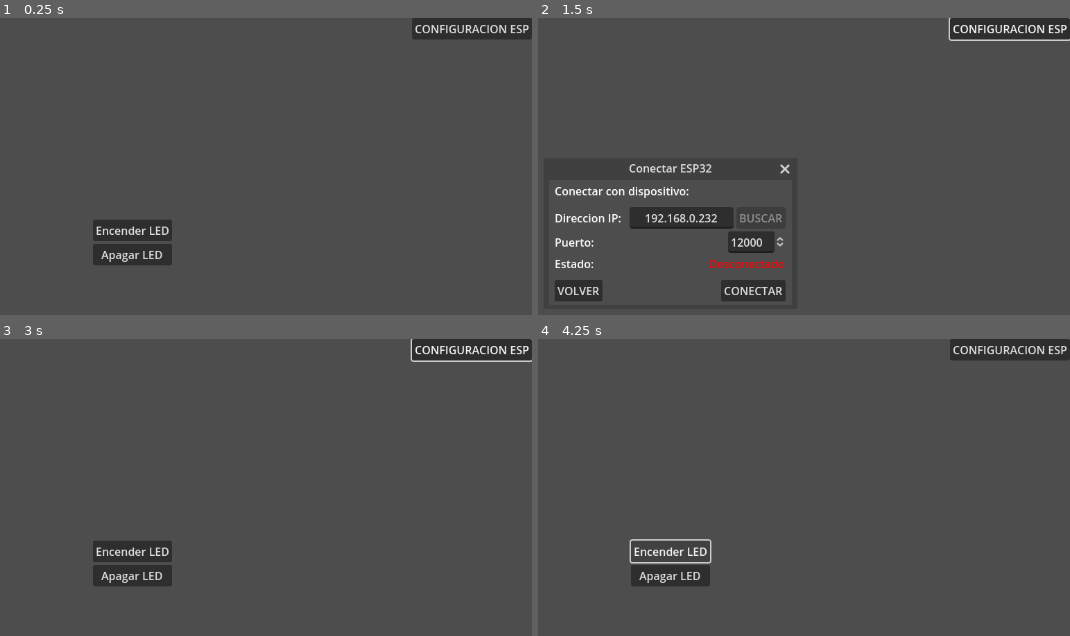
Above: before the commit, frames 1-4 (two rows, left to right).
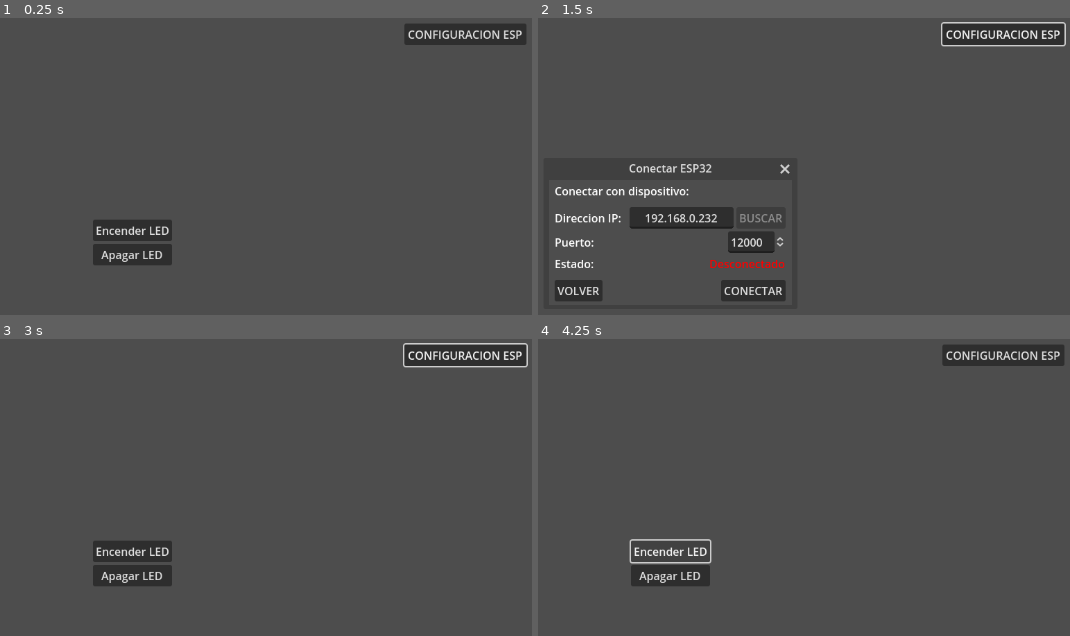
Above: after the commit, the same moments.

Repository: andresTapari/esp32_godot_comunication
Game: Godot game, scene res://scenes/Ejemplo1/Ejemplo1.tscn
Same seed, same stepped clock (60 frames per second), same inputs: the game is played once before the commit and once after it. This scene is started directly instead of the project's main scene.
Inputs:
- Up to frame 1 (0.25 s): no input
- Up to frame 2 (1.5 s): click "CONFIGURACION ESP" at 0.5 s; click "Encender LED" at 1.25 s
- Up to frame 3 (3 s): click "Apagar LED" at 2 s; click "VOLVER" at 2.75 s
- Up to frame 4 (4.25 s): click "Encender LED" at 3.5 s

The runs differ from the first frame. In frame 1, 1.5% of the frame differs, in the area x 76-100%, y 0-10%; in frame 2, 1.8%, in the area x 75-100%, y 0-10%; in frame 3, 1.8%; in frame 4, 1.5%.

Commit message:
Ejemplo2

Diff:
--- a/godot_project/scenes/Ejemplo1/CanvasLayer.gd
+++ b/godot_project/scenes/Ejemplo1/CanvasLayer.gd
@@ -1,14 +1,6 @@
 extends CanvasLayer
 
 @onready var esp32 = ESP32.new()
-
-# Escenas
-var CONNECT_CLIENT := preload("res://scenes/dialogs/ConnectClientDialog.tscn")
-
-# Esta funcón se ejecuta cuando se presiona setup
-func _on_button_setup_pressed():
-	var newDialog = CONNECT_CLIENT.instantiate()
-	add_child(newDialog)
 
 # Esta función se ejecuta cuando se presiona el boton encender led
 func _on_button_encender_pressed():
--- a/godot_project/scenes/Ejemplo1/Ejemplo1.tscn
+++ b/godot_project/scenes/Ejemplo1/Ejemplo1.tscn
@@ -1,20 +1,14 @@
-[gd_scene load_steps=2 format=3 uid="uid://bc2t7pnuxuost"]
+[gd_scene load_steps=3 format=3 uid="uid://bc2t7pnuxuost"]
 
 [ext_resource type="Script" path="res://scenes/Ejemplo1/CanvasLayer.gd" id="1_a7alm"]
+[ext_resource type="PackedScene" uid="uid://bcrki7ba7srvy" path="res://scenes/dialogs/button_esp32_setup.tscn" id="2_tnhbk"]
 
 [node name="Ejemplo1" type="Node2D"]
 
 [node name="CanvasLayer" type="CanvasLayer" parent="."]
 script = ExtResource("1_a7alm")
 
-[node name="ButtonSetup" type="Button" parent="CanvasLayer"]
-anchors_preset = 1
-anchor_left = 1.0
-anchor_right = 1.0
-offset_left = -173.0
-offset_bottom = 31.0
-grow_horizontal = 0
-text = "CONFIGURACION ESP"
+[node name="ButtonSetup" parent="CanvasLayer" instance=ExtResource("2_tnhbk")]
 
 [node name="VBoxContainer" type="VBoxContainer" parent="CanvasLayer"]
 anchors_preset = 8
@@ -37,6 +31,5 @@
 layout_mode = 2
 text = "Apagar LED"
 
-[connection signal="pressed" from="CanvasLayer/ButtonSetup" to="CanvasLayer" method="_on_button_setup_pressed"]
 [connection signal="pressed" from="CanvasLayer/VBoxContainer/ButtonEncender" to="CanvasLayer" method="_on_button_encender_pressed"]
 [connection signal="pressed" from="CanvasLayer/VBoxContainer/ButtonApagar" to="CanvasLayer" method="_on_button_apagar_pressed"]
--- /dev/null
+++ b/godot_project/scenes/Ejemplo2/CanvasLayer.gd
@@ -0,0 +1,11 @@
+extends CanvasLayer
+
+
+# Called when the node enters the scene tree for the first time.
+func _ready():
+	pass # Replace with function body.
+
+
+# Called every frame. 'delta' is the elapsed time since the previous frame.
+func _process(delta):
+	pass
--- /dev/null
+++ b/godot_project/scenes/Ejemplo2/Ejemplo2.tscn
@@ -0,0 +1,108 @@
+[gd_scene load_steps=3 format=3 uid="uid://cufer505c7o0s"]
+
+[ext_resource type="PackedScene" uid="uid://bcrki7ba7srvy" path="res://scenes/dialogs/button_esp32_setup.tscn" id="1_836ly"]
+[ext_resource type="Script" path="res://scenes/Ejemplo2/CanvasLayer.gd" id="1_g3w6c"]
+
+[node name="Ejemplo2" type="Node2D"]
+
+[node name="CanvasLayer" type="CanvasLayer" parent="."]
+script = ExtResource("1_g3w6c")
+
+[node name="VBoxContainer" type="VBoxContainer" parent="CanvasLayer"]
+anchors_preset = 8
+anchor_left = 0.5
+anchor_top = 0.5
+anchor_right = 0.5
+anchor_bottom = 0.5
+offset_left = -124.0
+offset_top = -45.0
+offset_right = 124.0
+offset_bottom = 45.0
+grow_horizontal = 2
+grow_vertical = 2
+
+[node name="HBoxContainer3" type="HBoxContainer" parent="CanvasLayer/VBoxContainer"]
+layout_mode = 2
+
+[node name="Label" type="Label" parent="CanvasLayer/VBoxContainer/HBoxContainer3"]
+layout_mode = 2
+text = "Motor R."
+
+[node name="VSeparator" type="VSeparator" parent="CanvasLayer/VBoxContainer/HBoxContainer3"]
+modulate = Color(1, 1, 1, 0)
+layout_mode = 2
+size_flags_horizontal = 3
+
+[node name="Label2" type="Label" parent="CanvasLayer/VBoxContainer/HBoxContainer3"]
+layout_mode = 2
+text = "Pin: "
+
+[node name="SpinBoxPinRightMotor" type="SpinBox" parent="CanvasLayer/VBoxContainer/HBoxContainer3"]
+layout_mode = 2
+value = 12.0
+alignment = 1
+
+[node name="CheckBoxInvertRightMotor" type="CheckBox" parent="CanvasLayer/VBoxContainer/HBoxContainer3"]
+layout_mode = 2
+text = "Invetir"
+
+[node name="HBoxContainer" type="HBoxContainer" parent="CanvasLayer/VBoxContainer"]
+layout_mode = 2
+
+[node name="HSliderSpeed" type="HSlider" parent="CanvasLayer/VBoxContainer/HBoxContainer"]
+custom_minimum_size = Vector2(0, 30)
+layout_mode = 2
+size_flags_horizontal = 3
+max_value = 180.0
+value = 90.0
+ticks_on_borders = true
+
+[node name="LabelSpeedValue" type="Label" parent="CanvasLayer/VBoxContainer/HBoxContainer"]
+layout_mode = 2
+text = "50%"
+vertical_alignment = 1
+
+[node name="VBoxContainer2" type="VBoxContainer" parent="CanvasLayer/VBoxContainer"]
+layout_mode = 2
+
+[node name="HBoxContainer3" type="HBoxContainer" parent="CanvasLayer/VBoxContainer/VBoxContainer2"]
+layout_mode = 2
+
+[node name="Label" type="Label" parent="CanvasLayer/VBoxContainer/VBoxContainer2/HBoxContainer3"]
+layout_mode = 2
+text = "Motor L."
+
+[node name="VSeparator" type="VSeparator" parent="CanvasLayer/VBoxContainer/VBoxContainer2/HBoxContainer3"]
+modulate = Color(1, 1, 1, 0)
+layout_mode = 2
+size_flags_horizontal = 3
+
+[node name="Label2" type="Label" parent="CanvasLayer/VBoxContainer/VBoxContainer2/HBoxContainer3"]
+layout_mode = 2
+text = "Pin: "
+
+[node name="SpinBox" type="SpinBox" parent="CanvasLayer/VBoxContainer/VBoxContainer2/HBoxContainer3"]
+layout_mode = 2
+value = 11.0
+alignment = 1
+
+[node name="CheckBox" type="CheckBox" parent="CanvasLayer/VBoxContainer/VBoxContainer2/HBoxContainer3"]
+layout_mode = 2
+text = "Invetir"
+
+[node name="HBoxContainer" type="HBoxContainer" parent="CanvasLayer/VBoxContainer/VBoxContainer2"]
+layout_mode = 2
+
+[node name="HSlider" type="HSlider" parent="CanvasLayer/VBoxContainer/VBoxContainer2/HBoxContainer"]
+custom_minimum_size = Vector2(0, 30)
+layout_mode = 2
+size_flags_horizontal = 3
+max_value = 180.0
+value = 90.0
+
+[node name="Label5" type="Label" parent="CanvasLayer/VBoxContainer/VBoxContainer2/HBoxContainer"]
+layout_mode = 2
+text = "50%"
+vertical_alignment = 1
+
+[node name="ButtonSetup" parent="CanvasLayer" instance=ExtResource("1_836ly")]
--- /dev/null
+++ b/godot_project/scenes/dialogs/button_esp32_setup.tscn
@@ -0,0 +1,17 @@
+[gd_scene load_steps=2 format=3 uid="uid://bcrki7ba7srvy"]
+
+[ext_resource type="Script" path="res://scripts/dialogs/button_esp32_setup.gd" id="1_moga2"]
+
+[node name="ButtonSetup" type="Button"]
+anchors_preset = 1
+anchor_left = 1.0
+anchor_right = 1.0
+offset_left = -184.0
+offset_top = 8.0
+offset_right = -8.0
+offset_bottom = 39.0
+grow_horizontal = 0
+text = "CONFIGURACION ESP"
+script = ExtResource("1_moga2")
+
+[connection signal="pressed" from="." to="." method="_on_pressed"]
--- a/godot_project/scripts/classDefinitions/Esp32.gd
+++ b/godot_project/scripts/classDefinitions/Esp32.gd
@@ -3,7 +3,7 @@
 
 
 func digitalWrite(pinNumber:int , value: bool) -> void:
-	# "$|1|13|1|0|0|0"
+	# "$|1|x|x|0|0|0"
 	var strValue = "0"
 	if value:
 		strValue = "1"
@@ -11,5 +11,12 @@
 	if UdpServer.isConnected:
 		UdpServer.send_to_client(message)
 
+
+func attachServo(pinNumber:int) -> void:
+	# "$|2|x|0|0|0|0"
+	var message = "$" + "|2|" + str(pinNumber) + "|0|0|0|0"
+	if UdpServer.isConnected:
+		UdpServer.send_to_client(message)
+
 #func digitalRead(pinNumber:int) -> bool:
 #	return true
--- /dev/null
+++ b/godot_project/scripts/dialogs/button_esp32_setup.gd
@@ -0,0 +1,9 @@
+extends Button
+
+# Escenas
+var CONNECT_CLIENT := preload("res://scenes/dialogs/ConnectClientDialog.tscn")
+
+
+func _on_pressed():
+	var newDialog = CONNECT_CLIENT.instantiate()
+	add_child(newDialog)
Not shown, changed: esp32_firmware/SerialProtocol.cpp
Not shown, changed: esp32_firmware/SerialProtocol.h
Not shown, changed: esp32_firmware/esp32_firmware.ino
